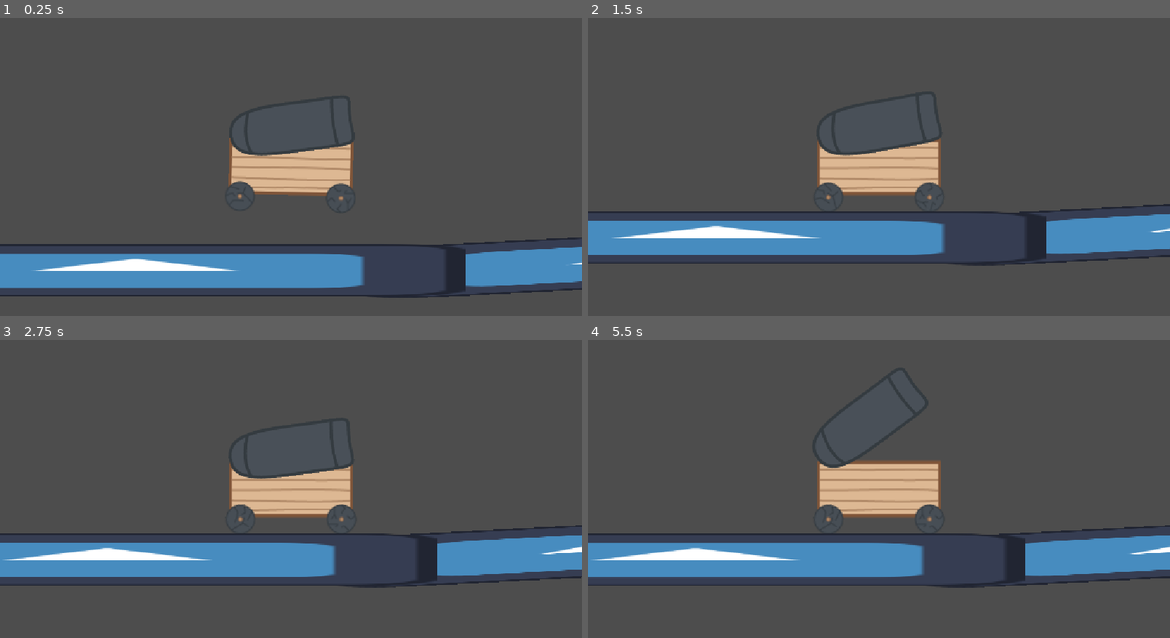
Above: before the commit, frames 1-4 (two rows, left to right).
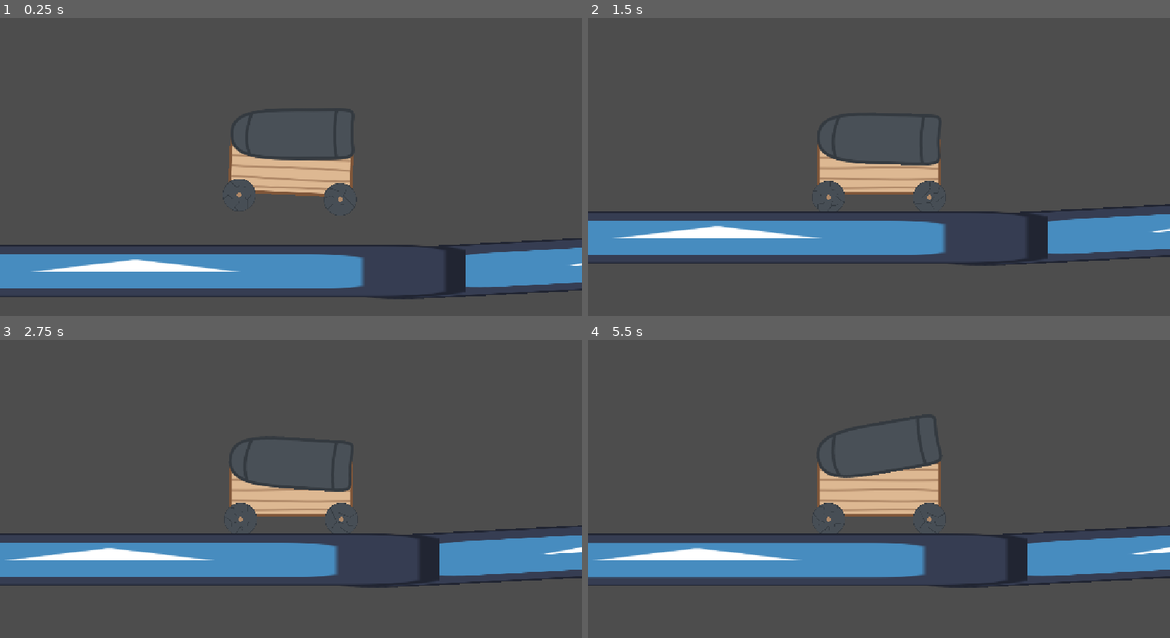
Above: after the commit, the same moments.

Repository: SuperNinjaCat5/Loose-Cannon
Game: Godot game, scene res://scenes/main.tscn
Same seed, same stepped clock (60 frames per second), same inputs: the game is played once before the commit and once after it. The engine's default icon, where the game draws it, is replaced by a stand-in: a white triangle on a blue panel in a dark square.
Inputs:
- Up to frame 1 (0.25 s): no input
- Up to frame 2 (1.5 s): hold D (Right) 0.53-1.28 s; hold S (Down) from 1.28 s (still down)
- Up to frame 3 (2.75 s): release S (Down) at 2.03 s; hold D (Right) from 2.03 s (still down)
- Up to frame 4 (5.5 s): release D (Right) at 2.78 s; hold W (Up) 2.78-3.53 s; hold A (Left) 3.53-5.03 s; hold S (Down) from 5.03 s (still down)

The runs differ from the first frame. In frame 1, 2.6% of the frame differs, in the area x 0-100%, y 26-95%; in frame 2, 1.4%; in frame 3, 1.7%; in frame 4, 1.7%.

Commit message:
Updated svgs and fixed cart physics

Diff:
--- /dev/null
+++ b/assets/cannon.svg
@@ -0,0 +1,24 @@
+<?xml version="1.0" encoding="UTF-8"?>
+<svg id="Layer_1" xmlns="http://www.w3.org/2000/svg" version="1.1" viewBox="0 0 246.01 101.61">
+  <!-- Generator: Adobe Illustrator 30.6.0, SVG Export Plug-In . SVG Version: 2.1.4 Build 109)  -->
+  <defs>
+    <style>
+      .st0 {
+        fill: #495057;
+      }
+
+      .st0, .st1 {
+        stroke: #343a40;
+        stroke-miterlimit: 10;
+        stroke-width: 6px;
+      }
+
+      .st1 {
+        fill: none;
+      }
+    </style>
+  </defs>
+  <path class="st0" d="M241.03,48.33c0,51.84,20.94,50.17-73.8,50.17S3,103.12,3,51.28,72.5,3.29,167.24,3.29s73.8-6.8,73.8,45.04h-.01Z"/>
+  <path class="st1" d="M43.19,8.57c-13.06,34.17-14.05,58.99-4.21,83.2"/>
+  <path class="st1" d="M210.45,3c-4.21,29.01-5.89,57.69-.45,93.99"/>
+</svg>
--- /dev/null
+++ b/assets/cart-body.svg
@@ -0,0 +1,28 @@
+<?xml version="1.0" encoding="UTF-8"?>
+<svg id="Layer_1" data-name="Layer 1" xmlns="http://www.w3.org/2000/svg" viewBox="0 0 246 111">
+  <defs>
+    <style>
+      .cls-1 {
+        fill: #ddb892;
+        stroke: #7f5639;
+        stroke-width: 6px;
+      }
+
+      .cls-1, .cls-2 {
+        stroke-miterlimit: 10;
+      }
+
+      .cls-2 {
+        fill: none;
+        stroke: #b08968;
+        stroke-width: 4px;
+      }
+    </style>
+  </defs>
+  <rect class="cls-1" x="3" y="3" width="240" height="105"/>
+  <path class="cls-2" d="M5.83,17.11c11.17,1.39,23.17-.61,34.17-.61,67,3,133-1,199.55,1.38"/>
+  <path class="cls-2" d="M5.74,37.37c78.26.13,156.26,2.13,234.13.83"/>
+  <path class="cls-2" d="M6.13,97.38c77.87,1.12,155.87-3.88,233.87.62"/>
+  <path class="cls-2" d="M5.95,57.7c78.05.8,156.05-3.2,234.2.74"/>
+  <path class="cls-2" d="M6.28,78.1c77.72.4,155.72,4.4,233.94.91"/>
+</svg>
--- /dev/null
+++ b/assets/wheel_1.svg
@@ -0,0 +1,36 @@
+<?xml version="1.0" encoding="UTF-8"?>
+<svg id="Layer_1" data-name="Layer 1" xmlns="http://www.w3.org/2000/svg" viewBox="0 0 509 509">
+  <defs>
+    <style>
+      .cls-1 {
+        fill: #474e55;
+      }
+
+      .cls-1, .cls-2, .cls-3 {
+        stroke-miterlimit: 10;
+      }
+
+      .cls-1, .cls-3 {
+        stroke: #343a40;
+        stroke-width: 9px;
+      }
+
+      .cls-2 {
+        fill: #b08968;
+        stroke: #7f5639;
+        stroke-width: .5px;
+      }
+
+      .cls-3 {
+        fill: none;
+      }
+    </style>
+  </defs>
+  <path class="cls-1" d="M504.5,254.5c0,138.04-111.96,250-250,250-107.14,0-198.39-67.32-234.11-161.96-10.36-27.32-15.89-57.14-15.89-88.04,0-138.04,111.96-250,250-250s250,111.96,250,250Z"/>
+  <path class="cls-3" d="M56.82,408.61l81.43-81.43c64.11,0,124.82-2.14,187.5,11.25"/>
+  <path class="cls-3" d="M477.71,374.68l-121.61-129.29c-15.36-16.43-30.89-32.86-43.57-51.61"/>
+  <path class="cls-3" d="M355.39,85.04c-11.25,40-35.18,75.54-45.36,115.71-32.14-5.54-67.5-.54-99.82-4.11"/>
+  <path class="cls-3" d="M79.32,83.07c57.5,12.5,114.29,28.75,169.64,48.57"/>
+  <path class="cls-3" d="M4.68,239.5c28.04-12.68,56.43-24.11,85.54-34.46,8.93-3.21,29.64-14.46,37.68-9.29,5.36,3.39,10.54,13.93,14.46,19.11l14.46,19.11c3.93,5.18,7.86,10.36,13.57,13.39"/>
+  <circle class="cls-2" cx="254.5" cy="254.5" r="35.71"/>
+</svg>
--- /dev/null
+++ b/assets/wheel_2.svg
@@ -0,0 +1,39 @@
+<?xml version="1.0" encoding="UTF-8"?>
+<svg id="Layer_1" data-name="Layer 1" xmlns="http://www.w3.org/2000/svg" viewBox="0 0 509 509">
+  <defs>
+    <style>
+      .cls-1 {
+        fill: #474e55;
+        stroke-width: 9px;
+      }
+
+      .cls-1, .cls-2, .cls-3 {
+        stroke-miterlimit: 10;
+      }
+
+      .cls-1, .cls-3 {
+        stroke: #343a40;
+      }
+
+      .cls-2 {
+        fill: #b08968;
+        stroke: #7f5639;
+        stroke-width: .5px;
+      }
+
+      .cls-3 {
+        fill: none;
+        stroke-width: 10px;
+      }
+    </style>
+  </defs>
+  <path class="cls-1" d="M504.5,254.5c0,138.04-111.96,250-250,250-107.14,0-198.39-67.32-234.11-161.96-10.36-27.32-15.89-57.14-15.89-88.04,0-138.04,111.96-250,250-250s250,111.96,250,250Z"/>
+  <circle class="cls-2" cx="254.5" cy="254.5" r="35.71"/>
+  <path class="cls-3" d="M14,328l49.89-52.52c5.2-5.47,10.22-11.12,15.59-16.41,7.97-7.84,10.91-5.84,17.84,1.64,10.57,11.12,21.13,22.25,31.7,33.37l17.67,18.6,7.45-8.94"/>
+  <line class="cls-3" x1="379.68" y1="469.14" x2="379.68" y2="332"/>
+  <path class="cls-3" d="M376.11,337.54c9.29-16.25,18.75-32.86,32.86-45.18,3.75-3.21,7.86-6.25,11.25-10,7.5-8.21,10.89-19.64,18.75-27.68"/>
+  <path class="cls-3" d="M382.36,339.5c-4.64-15.36-19.64-24.64-28.93-37.68-8.75-12.32-12.32-27.5-14.29-42.5"/>
+  <path class="cls-3" d="M119.32,47.71l83.75,83.75c9.64,0,23.93,2.86,31.61-2.5s14.11-14.11,20.71-20.71"/>
+  <path class="cls-3" d="M247.89,502.89l-58.93-58.93,37.86-37.86c6.79-6.79,20.71-16.25,23.57-25.54s0-22.68,0-32.32"/>
+  <path class="cls-3" d="M483.79,167.71h-158.75c.89-10.54-.89-23.04,5.89-31.25,6.96-8.21,18.21-11.43,25.89-18.93"/>
+</svg>
--- a/scenes/cart.tscn
+++ b/scenes/cart.tscn
@@ -1,10 +1,10 @@
 [gd_scene format=3 uid="uid://ca04ssjgs72qv"]
 
 [ext_resource type="Script" uid="uid://cb0amr74lswlh" path="res://scripts/cart.gd" id="1_bttn7"]
-[ext_resource type="Texture2D" uid="uid://d32ljeryoy1lb" path="res://assets/cart-body.png" id="2_e671f"]
-[ext_resource type="Texture2D" uid="uid://burgulcceansv" path="res://assets/wheel_2.png" id="3_wuvqt"]
-[ext_resource type="Texture2D" uid="uid://1yp3dvcoptg4" path="res://assets/wheel_1.png" id="4_766cb"]
-[ext_resource type="Texture2D" uid="uid://by30g8hntdjwe" path="res://assets/cannon.png" id="5_wuvqt"]
+[ext_resource type="Texture2D" uid="uid://fcubsylmx1w2" path="res://assets/cart-body.svg" id="2_wuvqt"]
+[ext_resource type="Texture2D" uid="uid://iiyjuov7f75f" path="res://assets/wheel_1.svg" id="3_766cb"]
+[ext_resource type="Texture2D" uid="uid://cisyt3eie4jwe" path="res://assets/wheel_2.svg" id="4_1p7kt"]
+[ext_resource type="Texture2D" uid="uid://qi081tuoq30i" path="res://assets/cannon.svg" id="5_5qji0"]
 
 [sub_resource type="RectangleShape2D" id="RectangleShape2D_jljl1"]
 size = Vector2(245, 72)
@@ -29,7 +29,9 @@
 shape = SubResource("RectangleShape2D_jljl1")
 
 [node name="Cart_Sprite" type="Sprite2D" parent="Body" unique_id=1741073857]
-texture = ExtResource("2_e671f")
+texture_filter = 2
+texture_repeat = 1
+texture = ExtResource("2_wuvqt")
 
 [node name="Camera2D" type="Camera2D" parent="Body" unique_id=2050098536]
 
@@ -49,8 +51,10 @@
 shape = SubResource("CircleShape2D_k0p8n")
 
 [node name="Wheel_Sprite" type="Sprite2D" parent="Front_Wheel_Joint/Front_Wheel" unique_id=1934771786]
-scale = Vector2(2, 2)
-texture = ExtResource("3_wuvqt")
+texture_filter = 4
+texture_repeat = 1
+scale = Vector2(0.128, 0.128)
+texture = ExtResource("3_766cb")
 
 [node name="Back_Wheel_Joint" type="PinJoint2D" parent="." unique_id=1316989576]
 position = Vector2(-100, 60)
@@ -68,8 +72,10 @@
 shape = SubResource("CircleShape2D_k0p8n")
 
 [node name="Wheel_Sprite" type="Sprite2D" parent="Back_Wheel_Joint/Back_Wheel" unique_id=111047940]
-scale = Vector2(2, 2)
-texture = ExtResource("4_766cb")
+texture_filter = 2
+texture_repeat = 1
+scale = Vector2(0.128, 0.128)
+texture = ExtResource("4_1p7kt")
 
 [node name="Cannon_Joint" type="PinJoint2D" parent="." unique_id=799181464]
 position = Vector2(-123, -60)
@@ -78,8 +84,7 @@
 bias = 0.9
 disable_collision = false
 angular_limit_enabled = true
-angular_limit_lower = -0.06981317
-angular_limit_upper = -0.80285144
+angular_limit_upper = -0.61086524
 motor_enabled = true
 
 [node name="Cannon" type="RigidBody2D" parent="Cannon_Joint" unique_id=1874304439]
@@ -89,8 +94,10 @@
 angular_damp = 8.0
 
 [node name="Cannon_Sprite" type="Sprite2D" parent="Cannon_Joint/Cannon" unique_id=822334950]
+texture_filter = 2
+texture_repeat = 1
 position = Vector2(123, 0)
-texture = ExtResource("5_wuvqt")
+texture = ExtResource("5_5qji0")
 
 [node name="Cannon_Shape" type="CollisionShape2D" parent="Cannon_Joint/Cannon" unique_id=1467492209]
 position = Vector2(125, 0)
--- a/scenes/character_body_2d.tscn
+++ /dev/null
@@ -1,3 +0,0 @@
-[gd_scene format=3 uid="uid://cdug6nyvw1byh"]
-
-[node name="Player" type="CharacterBody2D" unique_id=1602239660]
--- /dev/null
+++ b/scenes/willy.tscn
@@ -0,0 +1,7 @@
+[gd_scene format=3 uid="uid://tenfv3ffs8ap"]
+
+[node name="Willy" type="Node2D" unique_id=1786865470]
+
+[node name="Body" type="Skeleton2D" parent="." unique_id=1110395162]
+
+[node name="PhysicalBone2D" type="PhysicalBone2D" parent="Body" unique_id=1341432956]
--- a/scripts/cart.gd
+++ b/scripts/cart.gd
@@ -38,6 +38,11 @@
 
 	cannon_joint.motor_target_velocity = Input.get_axis("Up","Down") * cannon_motor_speed
 
+	if(cannon_joint.motor_target_velocity == 0):
+		cannon_rb.lock_rotation = true
+	else:
+		cannon_rb.lock_rotation = false
+
 	#if(cannon_joint.motor_target_velocity == -cannon_motor_speed and cannon_rb.rotation_degrees  <= -45):
 		#cannon_rb.lock_rotation = true
 	#elif(cannon_joint.motor_target_velocity == +cannon_motor_speed and cannon_rb.rotation_degrees  >= -4):
Binary file removed: assets/cannon.png
Not shown, changed: assets/cannon.svg.import
Binary file removed: assets/cart-body.png
Not shown, changed: assets/cart-body.svg.import
Binary file removed: assets/wheel_1.png
Not shown, changed: assets/wheel_1.svg.import
Binary file removed: assets/wheel_2.png
Not shown, changed: assets/wheel_2.svg.import
Not shown, added: assets/cannon.ai
Not shown, added: assets/cart-body.ai
Not shown, added: assets/wheel_1.ai
Not shown, added: assets/wheel_2.ai
(and 1 more such lines)
